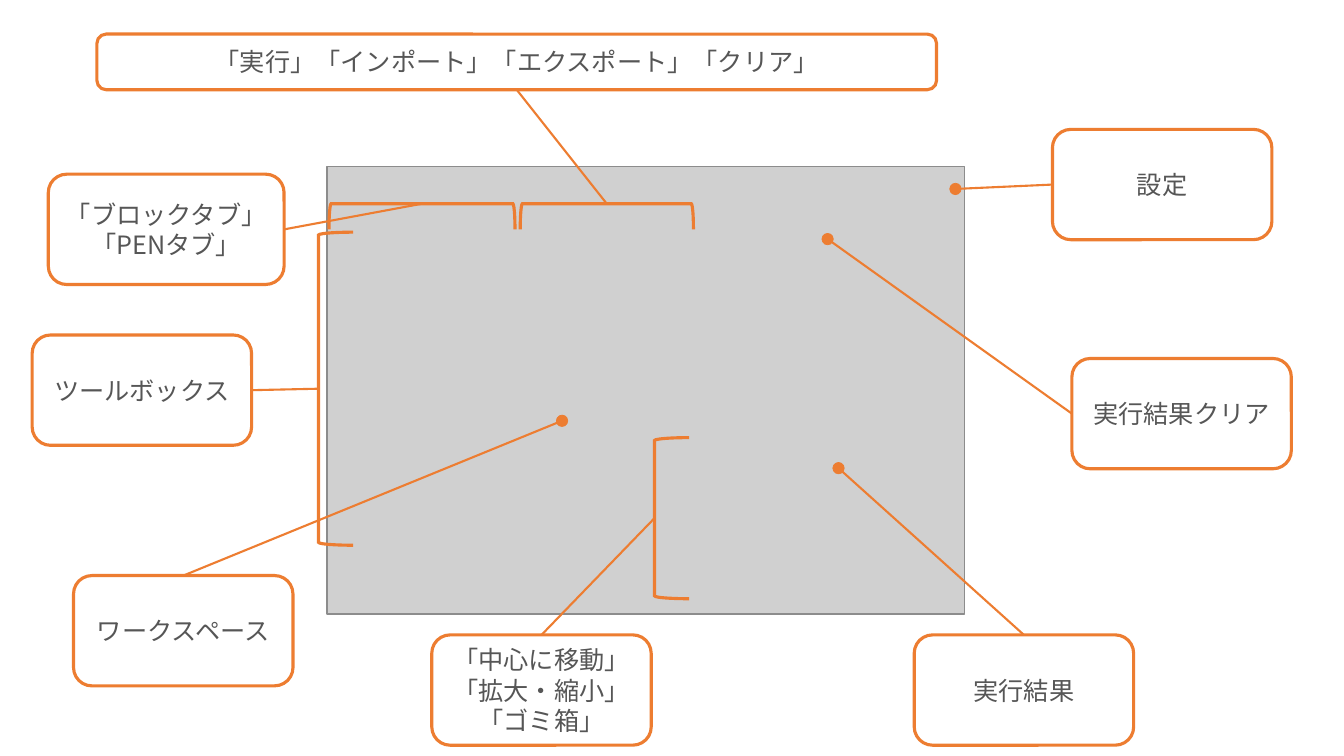
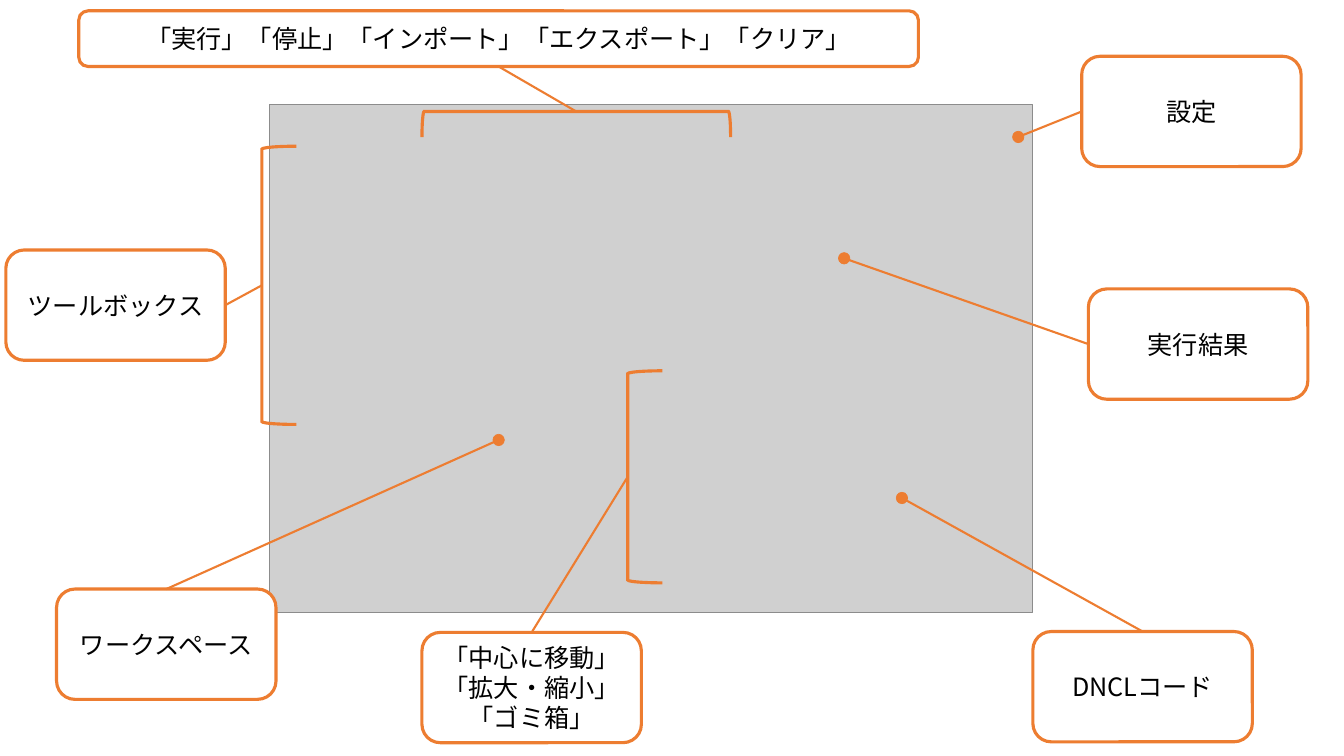
Before and after one commit to erianoirp/BlocklyPEN, a slide deck: slide 1 of images/IdeDescription.pptx. Drawn at 1344x756 pixels with LibreOffice and Linux fonts; fonts in the diff are those of the drawing; grey boxes stand for pictures. Boxes give left, top, right and bottom in pixels: in the first picture for what was removed or moved away, otherwise in the second. Text is boxed around its words. In the diff, an @@ line names an element or a change of style, - is before the commit and + after.

```diff
--- a/images/IdeDescription.pptx
+++ b/images/IdeDescription.pptx
@@ rounded rectangle "「実行」「停止」「インポート」「エクスポート」「クリア」": place and size @@
-rounded rectangle "「実行」「停止」「インポート」「エクスポート」「クリア」" at (97, 34, 937, 90)
+rounded rectangle "「実行」「停止」「インポート」「エクスポート」「クリア」" at (79, 11, 919, 67)
@@ text in rounded rectangle at (146, 26, 851, 51): text changed; text colour #565656 to #000000 @@
-「実行」「インポート」「エクスポート」「クリア」
+「実行」「停止」「インポート」「エクスポート」「クリア」
@@ rounded rectangle "設定": place and size @@
-rounded rectangle "設定" at (1053, 129, 1272, 239)
+rounded rectangle "設定" at (1082, 56, 1302, 166)
@@ line moved from (517, 90) - (607, 204) to (499, 67) - (577, 112) @@
@@ picture: place and size @@
-picture at (327, 166, 965, 614)
+picture at (269, 105, 1032, 613)
@@ left bracket: place and size @@
-left bracket at (520, 204, 693, 229)
+left bracket at (422, 111, 730, 137)
@@ line moved from (1053, 185) - (956, 189) to (1082, 112) - (1018, 137) @@
@@ left bracket: place and size @@
-left bracket at (319, 232, 353, 545)
+left bracket at (262, 146, 296, 424)
@@ arc (boxed as its full ellipse): place and size @@
-arc (boxed as its full ellipse) at (950, 184, 961, 195)
+arc (boxed as its full ellipse) at (1013, 131, 1024, 142)
@@ rounded rectangle removed at (48, 174, 284, 284) @@
-「ブロックタブ」
-「PENタブ」
@@ line removed from (284, 230) to (422, 204) @@
@@ left bracket removed at (329, 204, 515, 229) @@
@@ text colour #565656 to #000000 in 4 elements at (422, 632, 642, 742), (56, 589, 276, 699), (1082, 56, 1302, 166), (6, 250, 226, 360) @@
@@ rounded rectangle "ツールボックス": place and size @@
-rounded rectangle "ツールボックス" at (32, 335, 252, 445)
+rounded rectangle "ツールボックス" at (6, 250, 226, 360)
@@ arc (boxed as its full ellipse): place and size @@
-arc (boxed as its full ellipse) at (822, 234, 833, 245)
+arc (boxed as its full ellipse) at (839, 253, 850, 264)
@@ line moved from (1072, 413) - (828, 239) to (1089, 344) - (844, 258) @@
@@ line moved from (252, 390) - (319, 389) to (226, 306) - (262, 285) @@
@@ rounded rectangle "実行結果": place and size @@
-rounded rectangle "実行結果" at (1072, 359, 1292, 469)
+rounded rectangle "実行結果" at (1089, 289, 1309, 399)
@@ text in rounded rectangle at (1148, 332, 1249, 356): text changed; text colour #565656 to #000000 @@
-実行結果クリア
+実行結果
@@ left bracket: place and size @@
-left bracket at (654, 438, 689, 599)
+left bracket at (628, 371, 662, 583)
@@ line moved from (184, 576) - (563, 420) to (166, 589) - (499, 440) @@
@@ arc (boxed as its full ellipse): place and size @@
-arc (boxed as its full ellipse) at (557, 415, 568, 426)
+arc (boxed as its full ellipse) at (493, 435, 504, 446)
@@ line moved from (541, 635) - (654, 518) to (531, 632) - (628, 477) @@
@@ arc (boxed as its full ellipse): place and size @@
-arc (boxed as its full ellipse) at (833, 463, 844, 474)
+arc (boxed as its full ellipse) at (896, 492, 907, 503)
@@ line moved from (1024, 635) - (839, 468) to (1143, 632) - (902, 498) @@
@@ rounded rectangle "ワークスペース": place and size @@
-rounded rectangle "ワークスペース" at (74, 576, 293, 686)
+rounded rectangle "ワークスペース" at (56, 589, 276, 699)
@@ rounded rectangle "「中心に移動」「拡大・縮小」「ゴミ箱」": place and size @@
-rounded rectangle "「中心に移動」「拡大・縮小」「ゴミ箱」" at (432, 635, 651, 745)
+rounded rectangle "「中心に移動」「拡大・縮小」「ゴミ箱」" at (422, 632, 642, 742)
@@ rounded rectangle "DNCLコード": place and size @@
-rounded rectangle "DNCLコード" at (914, 635, 1134, 745)
+rounded rectangle "DNCLコード" at (1033, 632, 1253, 742)
@@ text in rounded rectangle at (1072, 676, 1213, 697): text changed; text colour #565656 to #000000 @@
-実行結果
+DNCLコード
```
Also in this commit, not shown: 3 other files.
